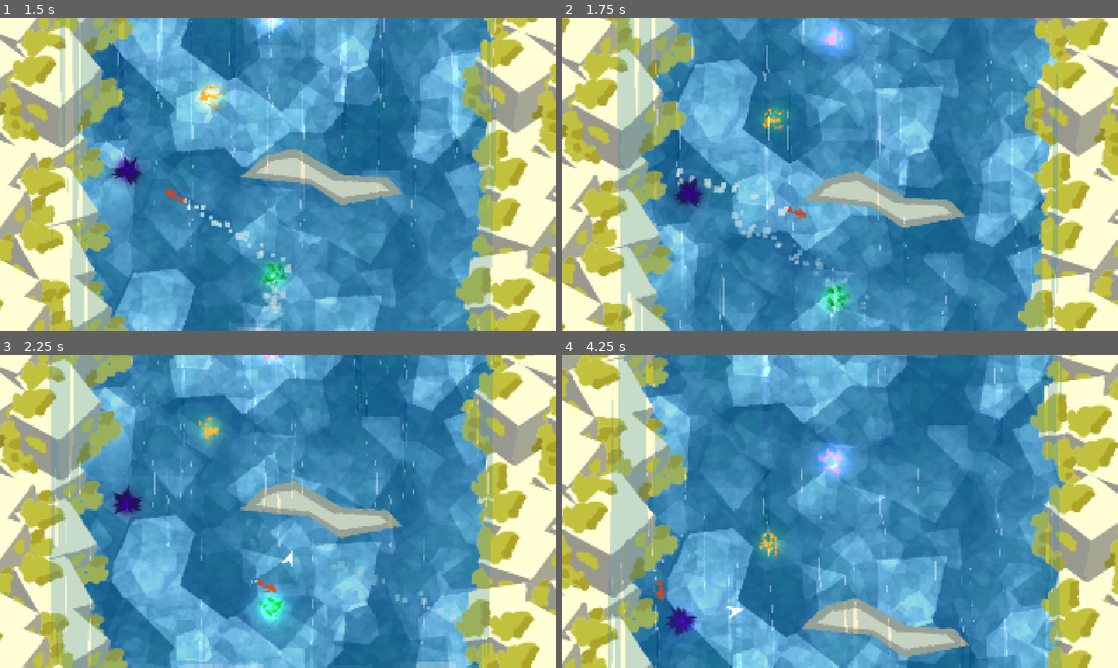
Above: before the commit, frames 1-4 (two rows, left to right).
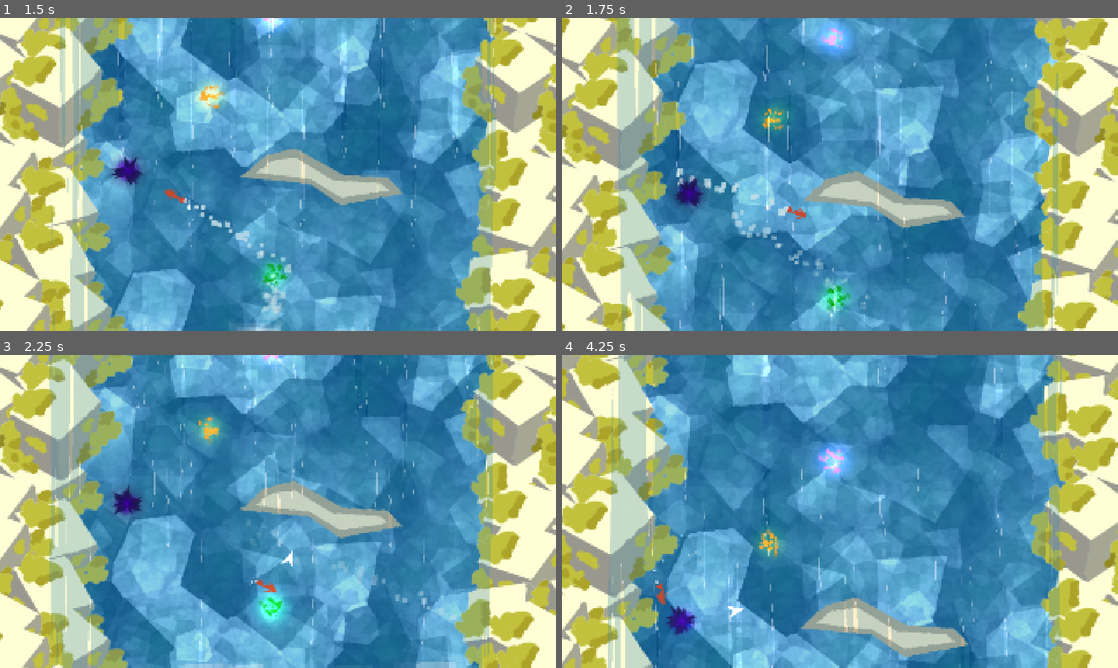
Above: after the commit, the same moments.

Repository: ojaskavathe/cascade
Game: Godot game, scene res://game.tscn
Two runs of this game, one before a commit and one after it. Both use one fixed random seed, a clock stepped at 60 frames per second and the inputs below. The engine's default icon, where the game draws it, is replaced by a stand-in: a white triangle on a blue panel in a dark square.
Inputs (mouse positions are in pixels of both pictures, inside the frame that each line leads up to):
- Up to frame 1 (1.5 s): move the mouse to (400, 158) at 0.52 s; hold Space (jump) 0.53-1.28 s; hold D (right) from 0.53 s (still down); move the mouse to (166, 190) at 1.27 s; tap Space (jump) at 1.35 s
- Up to frame 2 (1.75 s): keep holding D (right); tap Space (jump) at 1.52 s
- Up to frame 3 (2.25 s): tap Space (jump) at 1.82 s; move the mouse to (333, 442) at 2.02 s; release D (right) at 2.03 s; hold A (left) from 2.03 s (still down); hold Space (jump) from 2.03 s (still down)
- Up to frame 4 (4.25 s): move the mouse to (812, 574) at 2.77 s; release A (left) at 2.78 s; release Space (jump) at 2.78 s; hold D (right) from 2.78 s (still down); tap Space (jump) at 2.85, 3.02, 3.32 s; move the mouse to (1006, 558) at 3.52 s; hold Space (jump) from 3.53 s (still down)

Frame 1 is identical in both runs. In frame 2, 0.1% of the frame differs, in the area x 17-90%, y 8-95%; in frame 3, less than 0.1%; in frame 4, 1.1%, in the area x 0-100%, y 0-100%.

Commit message:
Some Cleanup

Diff:
--- a/entity/player/arrow.gd
+++ /dev/null
@@ -1,11 +0,0 @@
-extends Node2D
-
-
-# Called when the node enters the scene tree for the first time.
-func _ready():
-	pass # Replace with function body.
-
-
-# Called every frame. 'delta' is the elapsed time since the previous frame.
-func _process(delta):
-	pass
--- a/entity/player/arrow.tscn
+++ b/entity/player/arrow.tscn
@@ -1,6 +1,4 @@
-[gd_scene load_steps=4 format=3 uid="uid://d3afre7mvkufd"]
-
-[ext_resource type="Script" path="res://entity/player/arrow.gd" id="1_5iysc"]
+[gd_scene load_steps=3 format=3 uid="uid://lati3f5x63h4"]
 
 [sub_resource type="Gradient" id="Gradient_nv0fp"]
 offsets = PackedFloat32Array(0, 0.162338, 0.564935, 0.675325)
@@ -15,7 +13,6 @@
 
 [node name="Arrow" type="Node2D"]
 z_index = 100
-script = ExtResource("1_5iysc")
 
 [node name="Arrow" type="Polygon2D" parent="."]
 z_index = 100
--- a/entity/player/player.gd
+++ b/entity/player/player.gd
@@ -2,7 +2,7 @@
 
 @export var SPEED = 10.0
 @export var JUMP_VELOCITY = -2000.0
-@export var END_VELOCITY = -6000.0
+@export var END_VELOCITY = -6200.0
 @export var GRAVITY = -1200.0
 @export var DAMPENING = 2.0
 @export var SLOWMO_SCALE = 0.1
@@ -51,6 +51,8 @@
 		arrow.set_position(jump_point_position)
 		arrow.set_visible(true)
 
+		velocity = Vector2.ZERO
+
 		if Input.is_action_just_released("jump"):
 			$CollisionShape2D.set_disabled(true) # Enables invincibility
 			set_particle_behavior(ParticleBehavior.DASH)
@@ -93,12 +95,13 @@
 			set_particle_behavior(ParticleBehavior.SWIM)
 			$DashParticleTimer.stop()
 			Signals.player_entered_bash_state.emit()
-			velocity = Vector2.ZERO
+			# this goes here instead of in bash state check cuz
+			# i don't want it to trigger on respawn
 			Engine.time_scale = SLOWMO_SCALE
+
 
 		move_and_slide()
 		Signals.player_moved.emit(position)
-
 
 func _on_jump_point_detect_area_entered(area):
 	if (area.is_in_group("jump_point")):
@@ -113,9 +116,9 @@
 func _on_jump_point_detect_area_exited(area):
 	if (area.is_in_group("jump_point")):
 		in_jump_point = false
+		end_jump = false
 		if (area.is_in_group("spawn_point")):
 			can_bash = true
-	end_jump = false
 
 
 func _on_dash_particle_timer_timeout():
--- a/game.gd
+++ b/game.gd
@@ -21,9 +21,7 @@
 	player.bash_state = true
 
 func _on_kill():
-	# get_tree().call_deferred("reload_current_scene")
 	spawn_confetti(player.position)
-	# print("respawn: ", checkpoint_loc)
 	player.position = checkpoint_loc
 	player.jump_point_position = checkpoint_loc
 	player.bash_state = true
@@ -46,16 +44,12 @@
 
 
 func _on_new_lg_timeout() -> void:
-	print("hehe")
 	var lg_ref: Node2D = currentScene.get_parent().get_parent()
 	# var next_lg_idx: int = lg_ref.name.substr(3).to_int() + 1
 	# var next_lg: Node2D = lg_ref.get_parent().get_node("LG_" + str(next_lg_idx));
-	var next_lg: Node2D = lg_ref;
 
-	if next_lg:
-		var left_rocks: Node2D = next_lg.get_node("LeftRocks")
-		var right_rocks: Node2D = next_lg.get_node("RightRocks")
-		var water_plane: Node2D = next_lg.get_node("waterPlane")
+	if lg_ref:
+		var water_plane: Node2D = lg_ref.get_node("waterPlane")
 
 		Signals.fix_particles.emit(true)
 		$FixParticles.start()
@@ -63,12 +57,8 @@
 		var tween = get_tree().create_tween()
 		tween.set_parallel();
 
-		tween.tween_property(next_lg, "scale", Vector2.ONE * 1, 1.3).set_trans(Tween.TRANS_CUBIC)
-		# tween.tween_property(next_lg, "position", Vector2(next_lg.position.x, next_lg.position.y+240), 1.3).set_trans(Tween.TRANS_SPRING)
+		tween.tween_property(lg_ref, "scale", Vector2.ONE * 1, 1.3).set_trans(Tween.TRANS_CUBIC)
 		tween.tween_property(water_plane, "scale", Vector2(1, 0.1), 1.3).set_trans(Tween.TRANS_CUBIC)
-		# tween.tween_property(left_rocks, "position", Vector2(0, left_rocks.position.y), 2).set_trans(Tween.TRANS_CUBIC)
-		# tween.tween_property(right_rocks, "position", Vector2(0, right_rocks.position.y), 2).set_trans(Tween.TRANS_CUBIC)
-
 
 
 func _on_fix_particles_timeout():
--- a/level_group/lg_0.tscn
+++ /dev/null
@@ -1,67 +0,0 @@
-[gd_scene load_steps=6 format=3 uid="uid://beenaw7n1s61s"]
-
-[ext_resource type="PackedScene" uid="uid://clyk282cyamie" path="res://level/debug_0.tscn" id="1_6niij"]
-[ext_resource type="PackedScene" uid="uid://db6esycu3r0ut" path="res://entity/waterfall/waterfall.tscn" id="4_f443m"]
-[ext_resource type="PackedScene" uid="uid://bohi4cl1p4ipa" path="res://entity/waterfall/waterfall_background.tscn" id="5_egt5m"]
-[ext_resource type="PackedScene" uid="uid://ba2n4nf5j2cpv" path="res://entity/object/foam.tscn" id="6_0wh8e"]
-[ext_resource type="PackedScene" uid="uid://468m7kol4t1" path="res://entity/object/rocks.tscn" id="8_hhwa6"]
-
-[node name="LG_0" type="Node2D"]
-
-[node name="levels" type="Node2D" parent="."]
-
-[node name="Debug0" parent="levels" instance=ExtResource("1_6niij")]
-position = Vector2(-14, 11)
-
-[node name="waterfall" parent="." instance=ExtResource("4_f443m")]
-z_index = 2
-position = Vector2(640, -320)
-scale = Vector2(9, 23)
-metadata/_edit_lock_ = true
-
-[node name="WaterfallBackground" parent="." instance=ExtResource("5_egt5m")]
-z_index = -2
-position = Vector2(0, 373)
-
-[node name="WaterfallBackground2" parent="." instance=ExtResource("5_egt5m")]
-z_index = -2
-position = Vector2(0, -347)
-
-[node name="WaterfallBackground3" parent="." instance=ExtResource("5_egt5m")]
-z_index = -2
-position = Vector2(0, -1067)
-
-[node name="WaterfallBackground4" parent="." instance=ExtResource("5_egt5m")]
-z_index = -2
-position = Vector2(-1, -1787)
-
-[node name="Foam" parent="." instance=ExtResource("6_0wh8e")]
-
-[node name="LeftRocks" type="Node2D" parent="."]
-position = Vector2(0, 385)
-
-[node name="Rocks" parent="LeftRocks" instance=ExtResource("8_hhwa6")]
-
-[node name="Rocks5" parent="LeftRocks" instance=ExtResource("8_hhwa6")]
-position = Vector2(25, -1479)
-
-[node name="Rocks6" parent="LeftRocks" instance=ExtResource("8_hhwa6")]
-position = Vector2(11, -752)
-
-[node name="Rocks7" parent="LeftRocks" instance=ExtResource("8_hhwa6")]
-position = Vector2(11, -2131)
-
-[node name="RightRocks" type="Node2D" parent="."]
-position = Vector2(0, 385)
-
-[node name="Rocks2" parent="RightRocks" instance=ExtResource("8_hhwa6")]
-position = Vector2(1236, 12)
-
-[node name="Rocks3" parent="RightRocks" instance=ExtResource("8_hhwa6")]
-position = Vector2(1252, -1460)
-
-[node name="Rocks4" parent="RightRocks" instance=ExtResource("8_hhwa6")]
-position = Vector2(1248, -764)
-
-[node name="Rocks5" parent="RightRocks" instance=ExtResource("8_hhwa6")]
-position = Vector2(1248, -2175)
